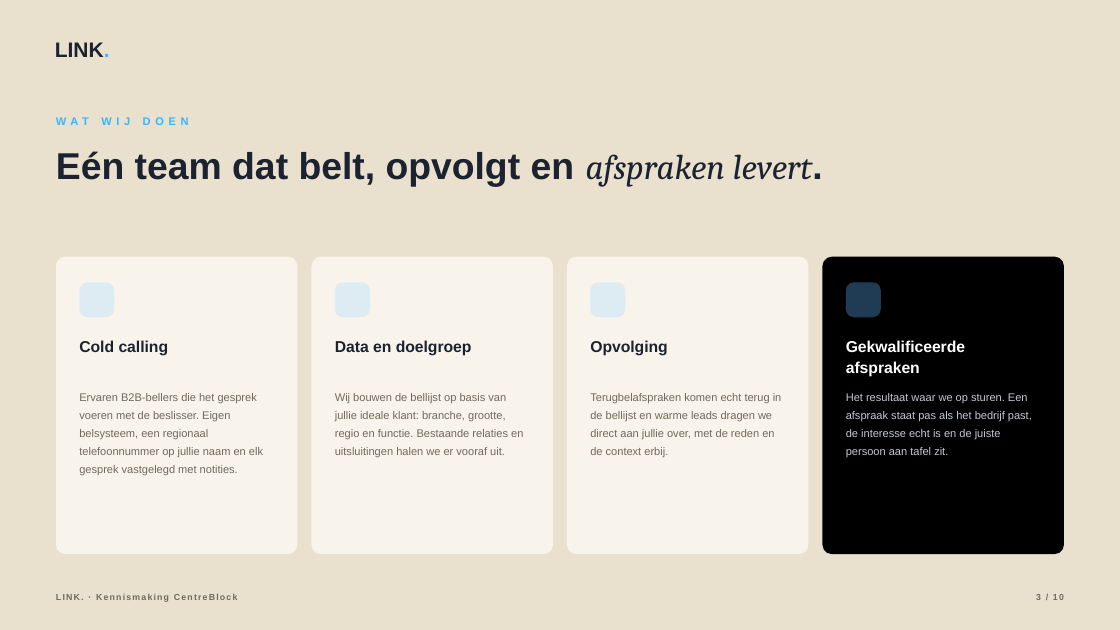
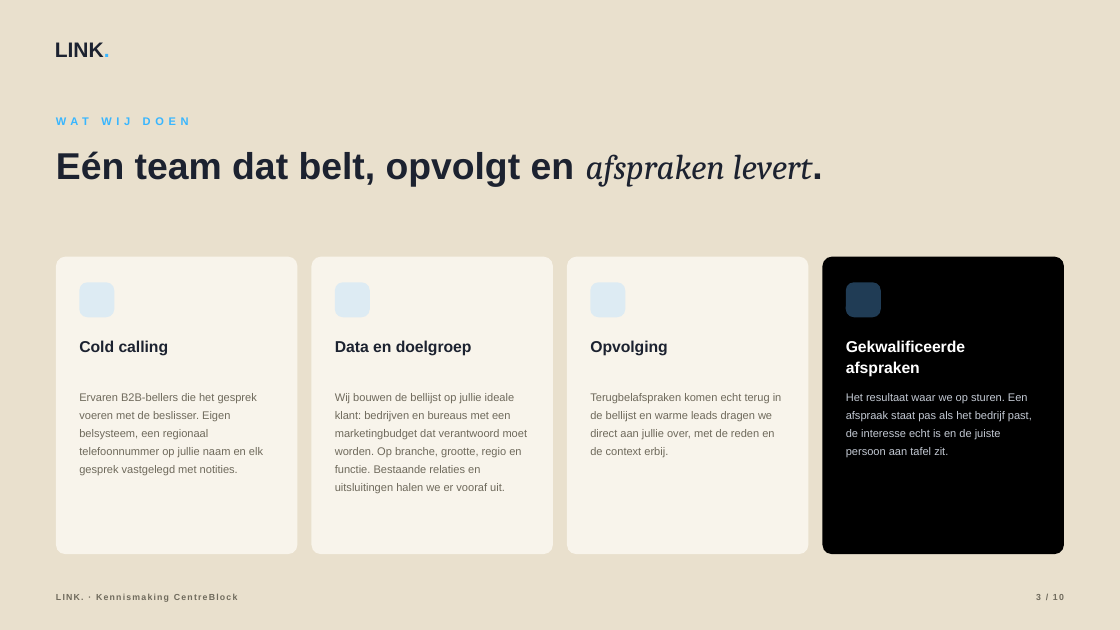
Before and after one commit to hens-lang/Test, a slide deck: slide 3 of output/LINK. kennismaking CentreBlock.pptx. Drawn at 1120x630 pixels with LibreOffice and Linux fonts; fonts in the diff are those of the drawing; background and template pictures are left out. Boxes give left, top, right and bottom in pixels: in the first picture for what was removed or moved away, otherwise in the second. Text is boxed around its words. In the diff, an @@ line names an element or a change of style, - is before the commit and + after.

```diff
--- a/output/LINK. kennismaking CentreBlock.pptx
+++ b/output/LINK. kennismaking CentreBlock.pptx
@@ text at box(335, 393, 528, 493): text changed @@
-Wij bouwen de bellijst op basis van jullie ideale klant: branche, grootte, regio en functie. Bestaande relaties en uitsluitingen halen we er vooraf uit.
+Wij bouwen de bellijst op jullie ideale klant: bedrijven en bureaus met een marketingbudget dat verantwoord moet worden. Op branche, grootte, regio en functie. Bestaande relaties en uitsluitingen halen we er vooraf uit.
```
Also in this commit, not shown: 6 other slides changed, 10 other files.
